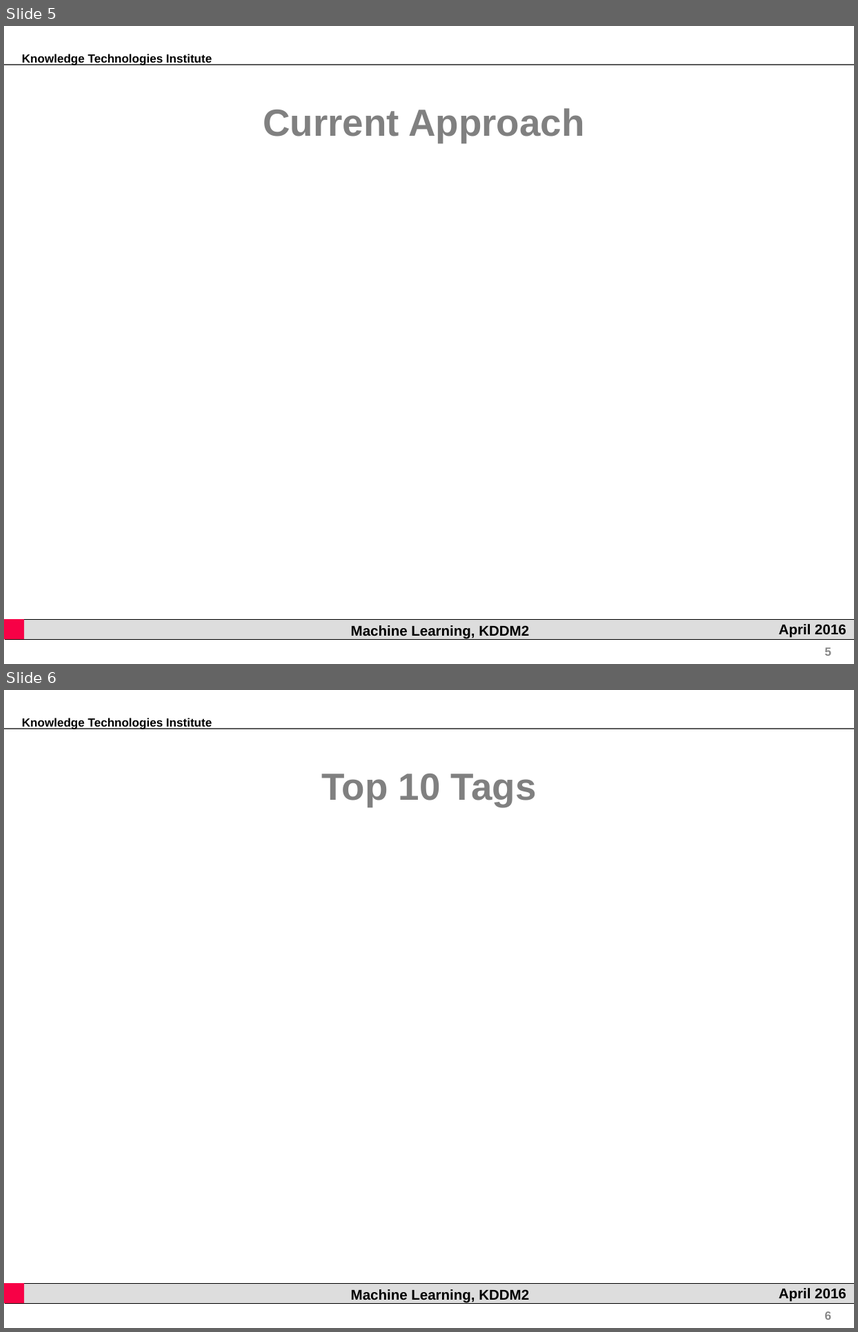
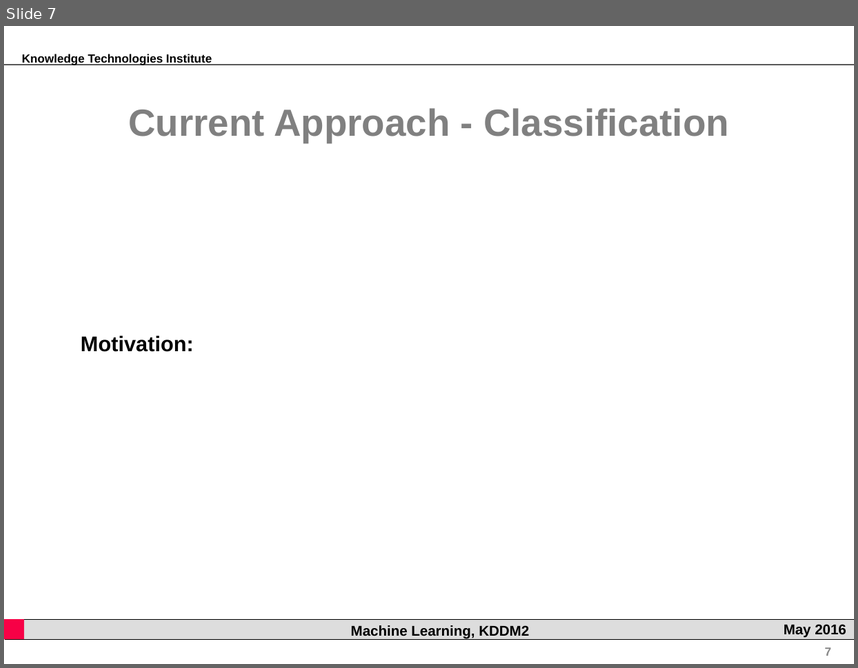
Before and after one commit to rsamer/MLSE, a slide deck: presentation/interim/Presentation.pptx. Shown one above the other, each under a label of ours: slides 5 and 6 before the commit, slide 7 after it. The pictures are 858x1332 and 858x668 pixels, drawn with LibreOffice and Linux fonts; fonts in the diff are those of the drawing; background and template pictures are left out. Boxes give left, top, right and bottom in pixels: in the first picture for what was removed or moved away, otherwise in the second. Text is boxed around its words. In the diff, an @@ line names an element or a change of style, - is before the commit and + after.

```diff
--- a/presentation/interim/Presentation.pptx
+++ b/presentation/interim/Presentation.pptx
@@ slide 6 removed at bbox=[4, 690, 854, 1328], background #FFFFFF; not listed: 7 template elements that a slide beside it also shows @@
@@ text removed at bbox=[321, 773, 537, 807] @@
-Top 10 Tags
@@ what was slide 5 is now slide 7 @@
@@ slide 7 changed as well @@
@@ text at bbox=[128, 108, 729, 143]: text changed @@
-Current Approach
+Current Approach - Classification
@@ text added at bbox=[81, 335, 194, 352], 18 pt, text #000000, bold @@
+Motivation:
@@ text in rectangle at bbox=[784, 624, 846, 637]: text changed @@
-April 2016
+May 2016
@@ page number at bbox=[825, 647, 832, 655]: text changed @@
-5
+7
```
Also in this commit, not shown: 11 other slides changed, 2 slides added.
